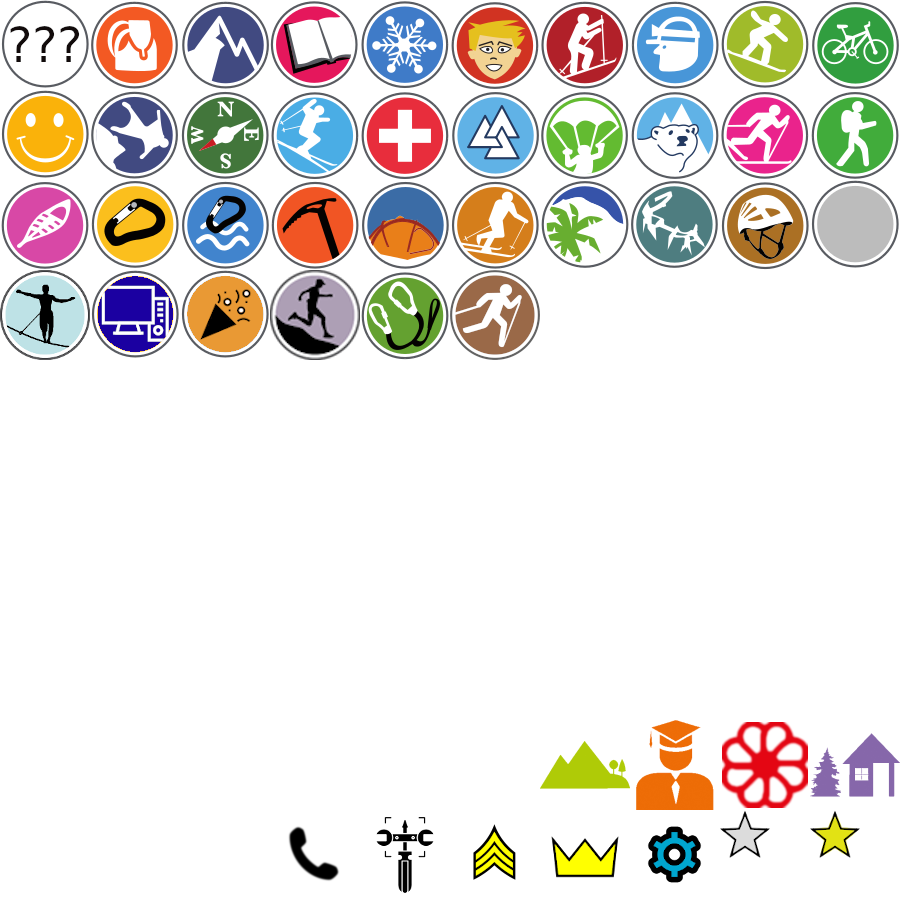
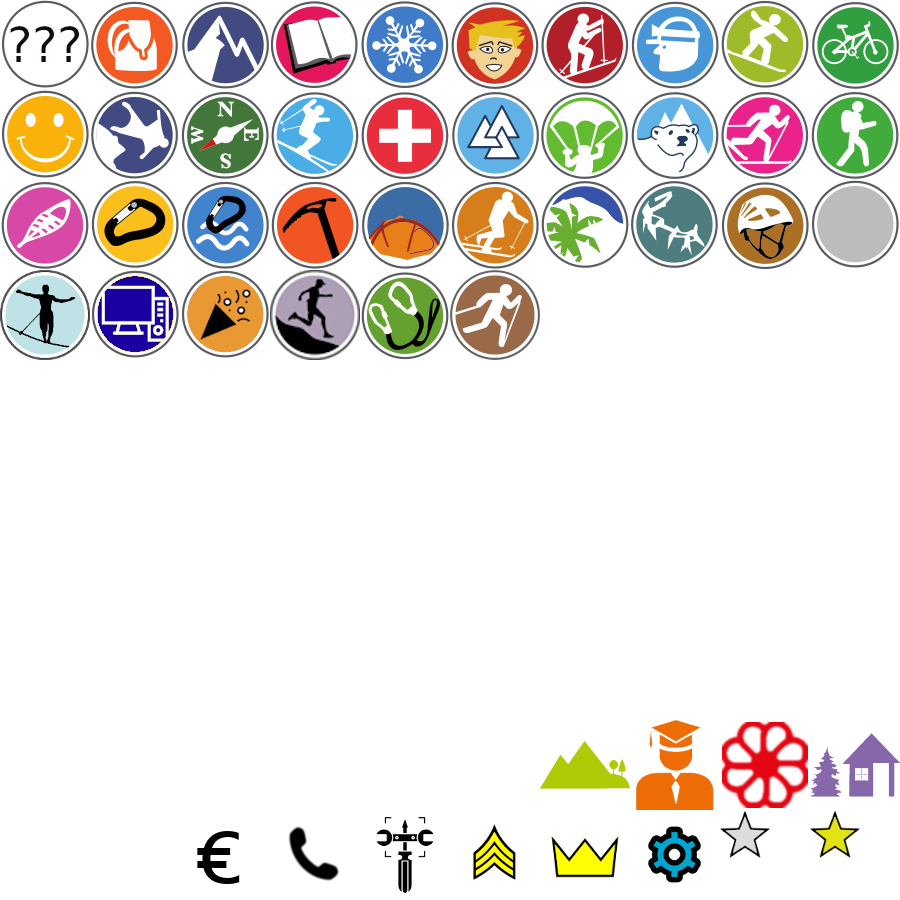
The second 900 x 900 image is a revision of the first. Changes to its layers:
added layer "€" in group "Roles" over [197, 831, 240, 884]
